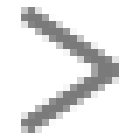
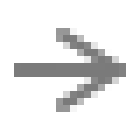
Revision of a layered w=140, h=140 image; what changed, layer by layer:
added group "Group 1 copy" with 2 layers above "Group 1 copy 2" over left=14, top=63, right=119, bottom=77
added layer "Shape 1 copy 3" (1st of 3, in "Group 1 copy") in group "Group 1 copy" over left=14, top=63, right=119, bottom=77
added layer "Shape 1 copy" (1st of 3, in "Group 1 copy") in group "Group 1 copy" over left=14, top=63, right=119, bottom=77
added group "Group 1 copy 2" with 4 layers above "Group 1" over left=56, top=28, right=126, bottom=112
added layer "Shape 1 copy 3" (2nd of 3, in "Group 1 copy 2") in group "Group 1 copy 2" over left=56, top=63, right=126, bottom=112
added layer "Shape 1 copy 2" (1st of 2, in "Group 1 copy 2") in group "Group 1 copy 2" over left=56, top=28, right=126, bottom=77
added layer "Shape 1 copy" (2nd of 3, in "Group 1 copy 2") in group "Group 1 copy 2" over left=56, top=63, right=126, bottom=112
added layer "Shape 1" (1st of 2, in "Group 1 copy 2") in group "Group 1 copy 2" over left=56, top=28, right=126, bottom=77
hid group "Group 1" (4 layers) over left=21, top=7, right=119, bottom=133
